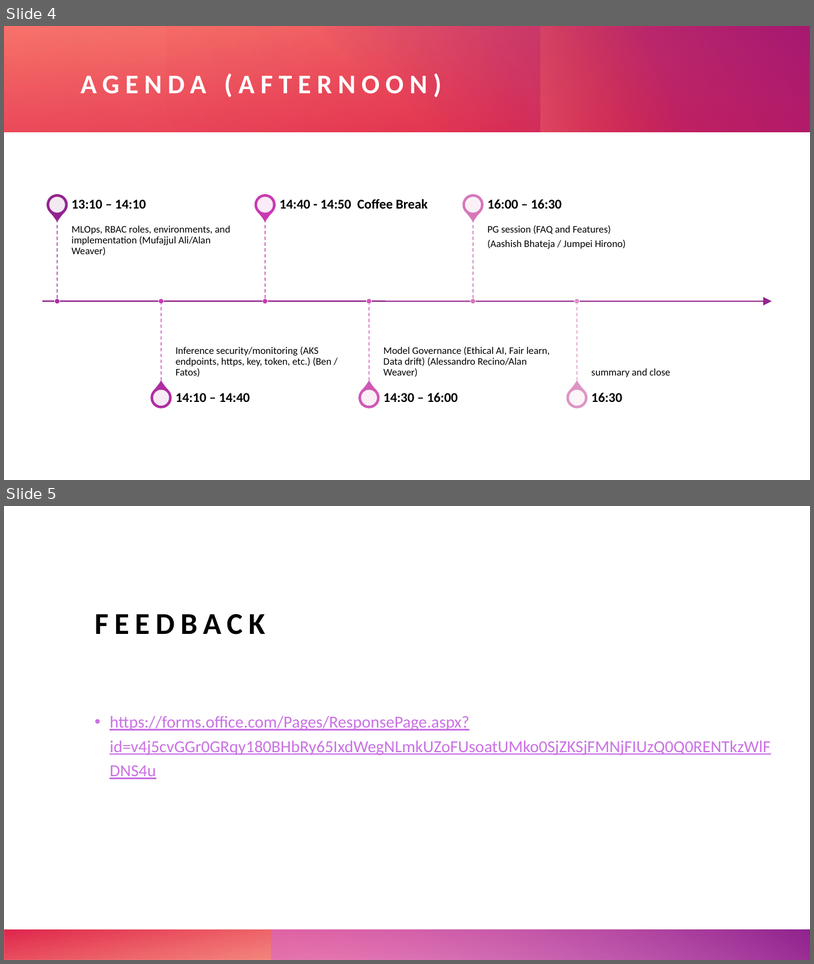
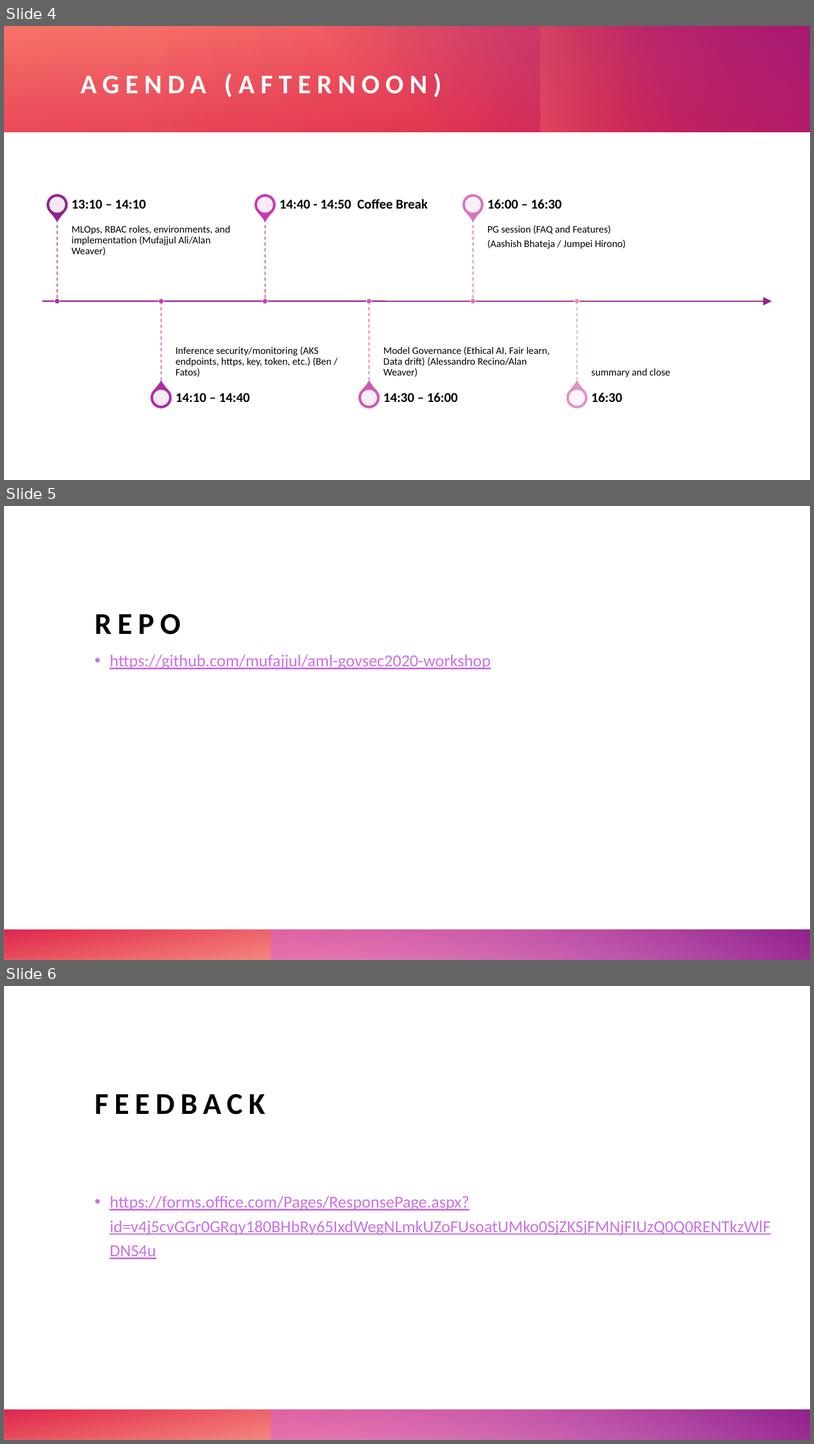
Before and after one commit to mufajjul/aml-govsec2020-workshop, a slide deck: slides/intro-deck.pptx. Shown one above the other, each under a label of ours: slides 4 and 5 before the commit, slides 4, 5 and 6 after it. The pictures are 814x964 and 814x1444 pixels, drawn with LibreOffice and Linux fonts; fonts in the diff are those of the drawing. Boxes give left, top, right and bottom in pixels: in the first picture for what was removed or moved away, otherwise in the second. Text is boxed around its words. In the diff, an @@ line names an element or a change of style, - is before the commit and + after.

```diff
--- a/slides/intro-deck.pptx
+++ b/slides/intro-deck.pptx
@@ slide 5 added at <box>4,506,810,960</box>, background #FFFFFF; not listed: 2 template elements that a slide beside it also shows @@
@@ title added at <box>95,614,180,634</box>, 36 pt, text #000000, bold @@
+REPO
@@ text added at <box>110,654,491,669</box>, 20 pt, text #CA71E4, underline @@
+• https://github.com/mufajjul/aml-govsec2020-workshop
@@ what was slide 5 is now slide 6 @@
```
Also in this commit, not shown: 9 other files.
